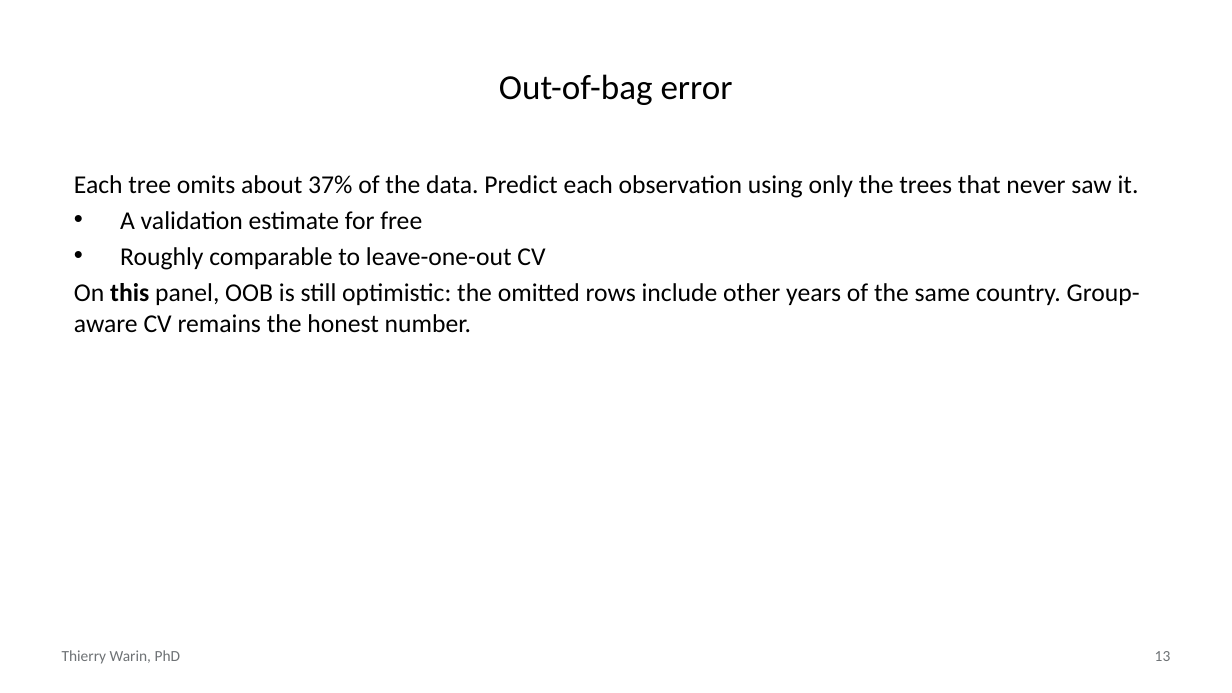
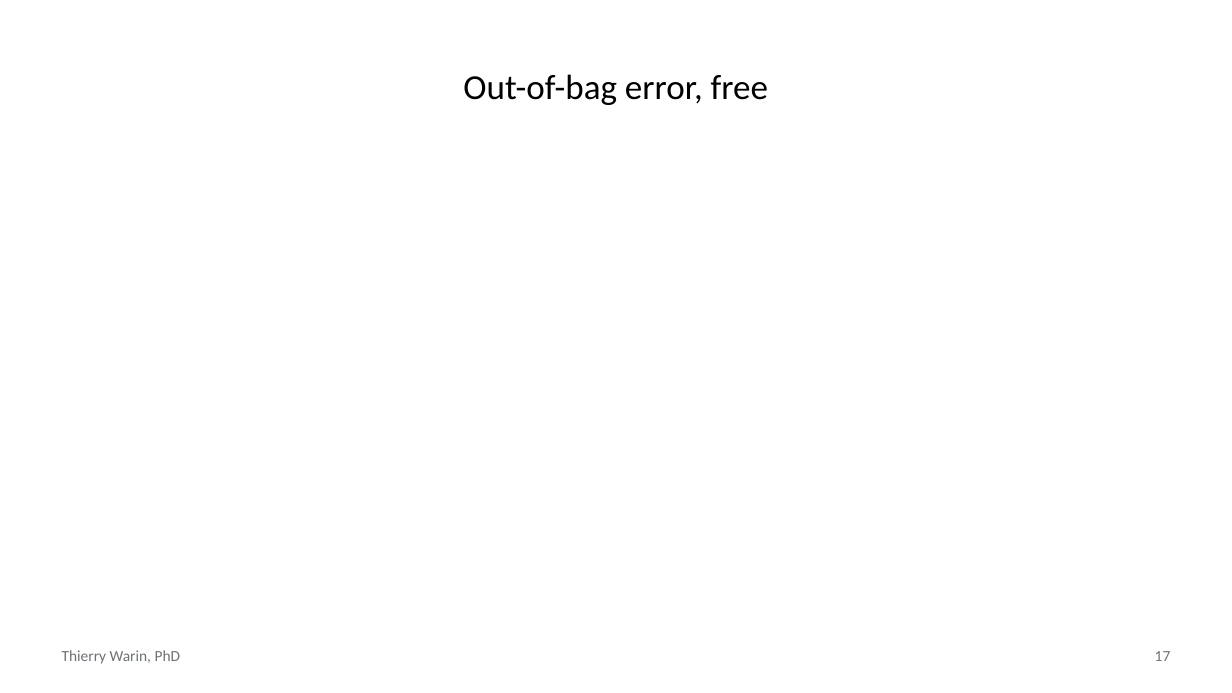
Before and after one commit to warint/quantitative-methods, a slide deck: slide 17 of 07-trees-forests-boosting/slides.pptx (slide 13 before the commit). Drawn at 1232x693 pixels with LibreOffice and Linux fonts; fonts in the diff are those of the drawing. Boxes give left, top, right and bottom in pixels: in the first picture for what was removed or moved away, otherwise in the second. Text is boxed around its words. In the diff, an @@ line names an element or a change of style, - is before the commit and + after.

```diff
--- a/07-trees-forests-boosting/slides.pptx
+++ b/07-trees-forests-boosting/slides.pptx
@@ title at (463, 74, 768, 105): text changed @@
-Out-of-bag error
+Out-of-bag error, free
@@ text removed at (74, 175, 1140, 333) @@
-Each tree omits about 37% of the data. Predict each observation using only the trees that never saw it.
-• A validation estimate for free
-• Roughly comparable to leave-one-out CV
-On this panel, OOB is still optimistic: the omitted rows include other years of the same country. Group-aware CV remains the honest number.
@@ page number at (1155, 651, 1171, 661): text changed @@
-13
+17
```
Also in this commit, not shown: 7 other slides changed, 22 slides added, 21 slides removed, 3 other files.
